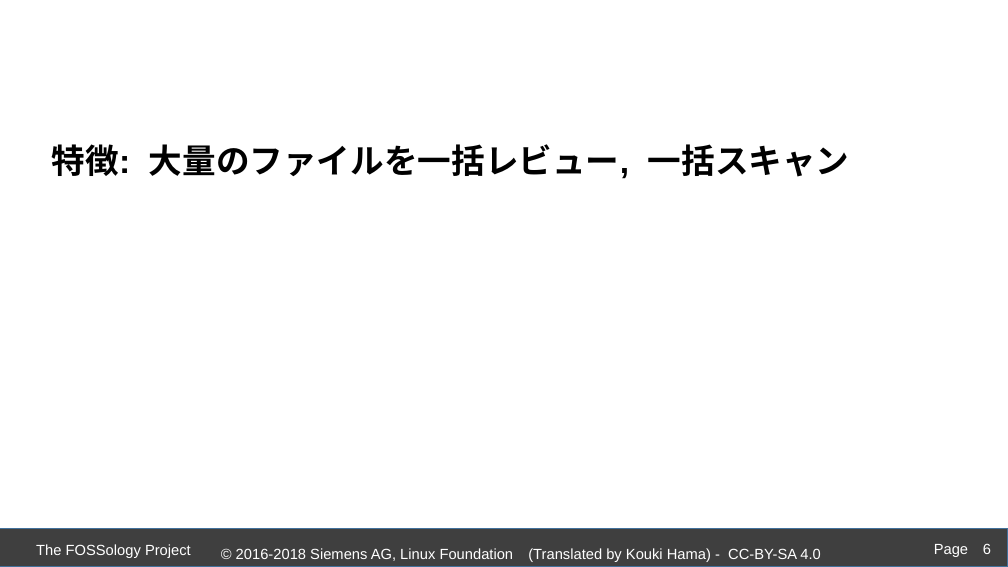
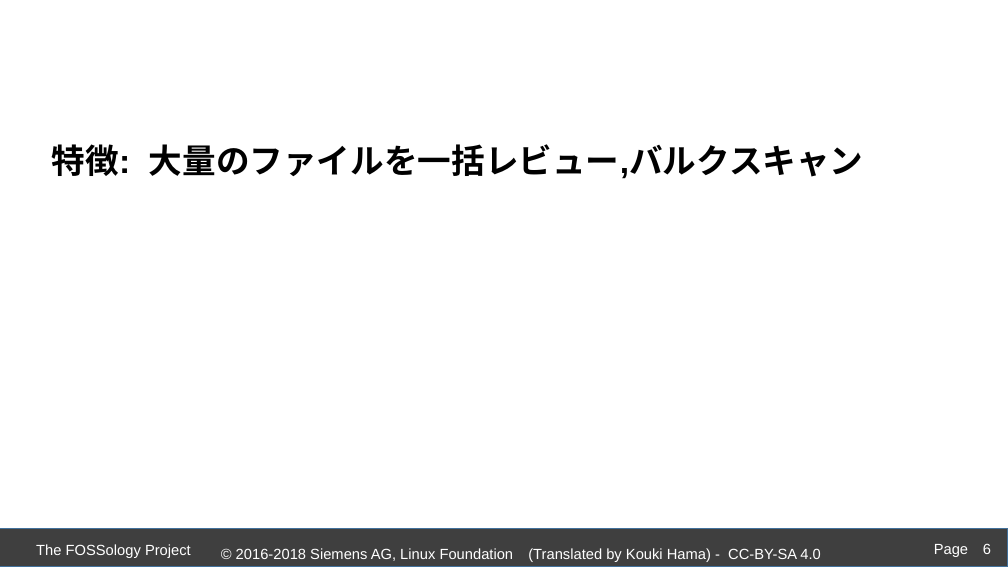
Before and after one commit to fossology/FOSSologySlides, a slide deck: slide 6 of Module-D-JPN-Acceleration-Features.pptx. Drawn at 1008x567 pixels with LibreOffice and Linux fonts; fonts in the diff are those of the drawing; background and template pictures are left out. Boxes give left, top, right and bottom in pixels: in the first picture for what was removed or moved away, otherwise in the second. Text is boxed around its words. In the diff, an @@ line names an element or a change of style, - is before the commit and + after.

```diff
--- a/Module-D-JPN-Acceleration-Features.pptx
+++ b/Module-D-JPN-Acceleration-Features.pptx
@@ text at [52,144,864,179]: text changed @@
-特徴: 大量のファイルを一括レビュー, 一括スキャン
+特徴: 大量のファイルを一括レビュー,バルクスキャン
```
Also in this commit, not shown: 8 other slides changed, 1 other file.
